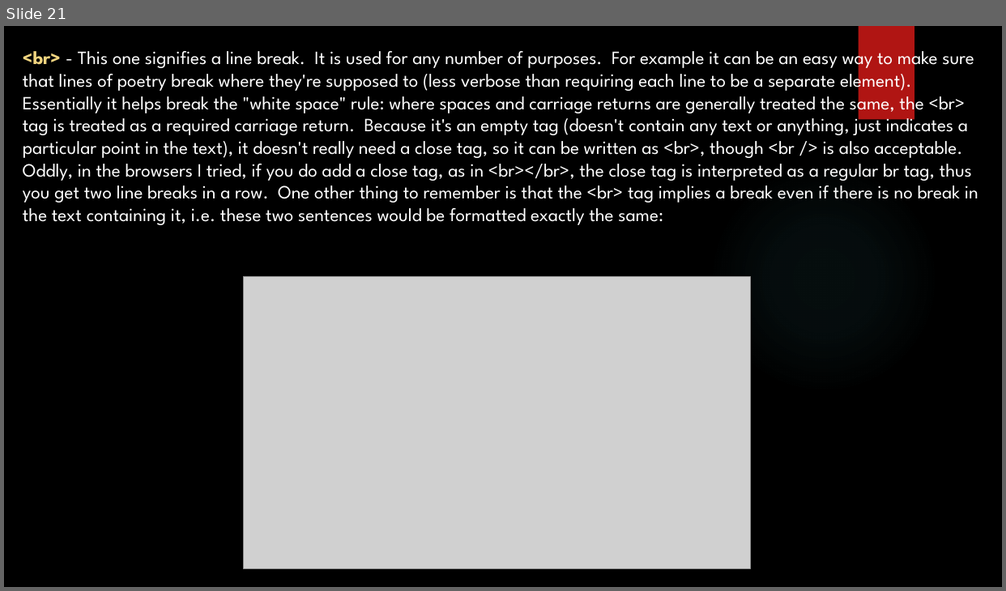
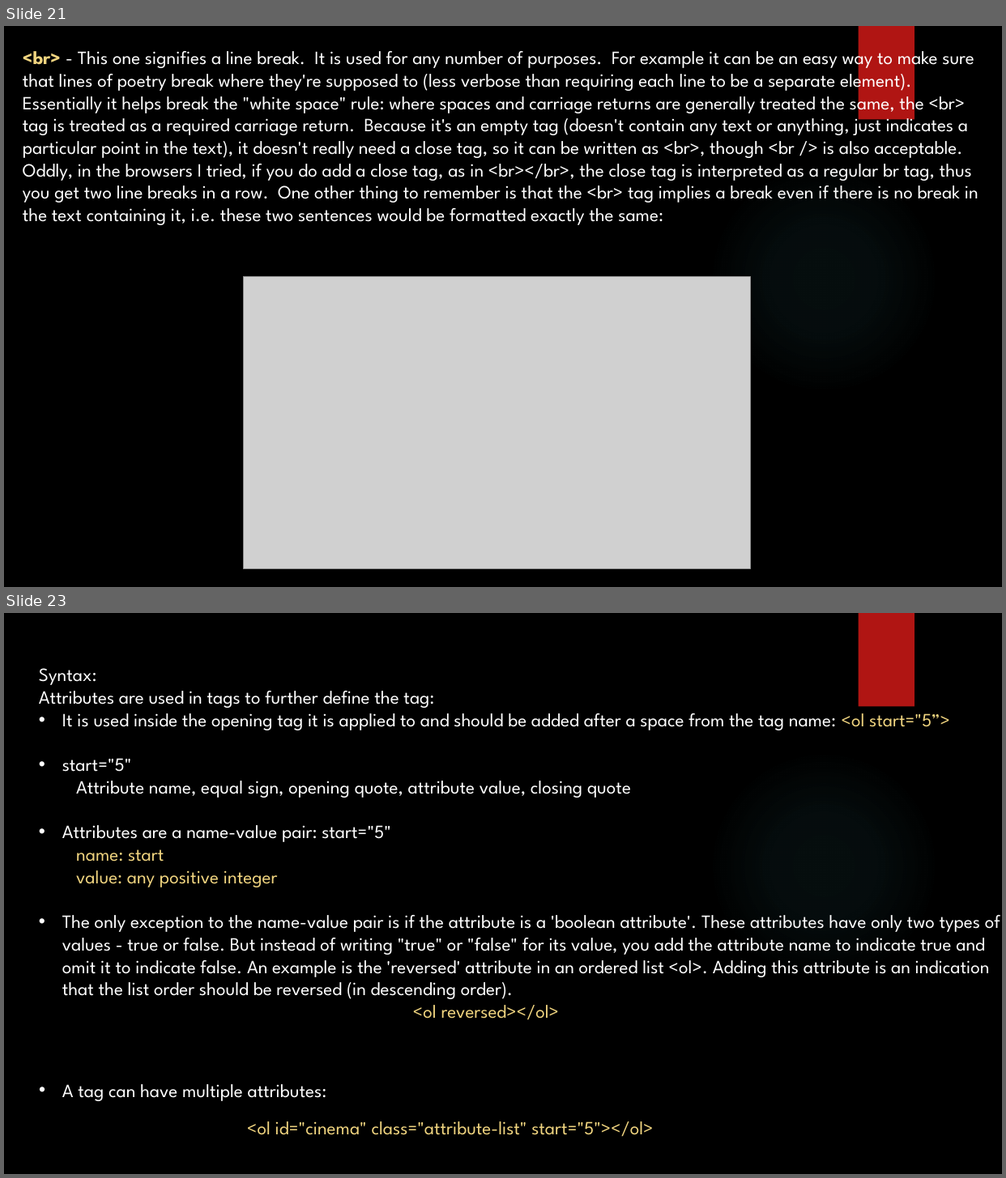
Before and after one commit to yogeshwar1996/HTML5CSS, a slide deck: Fundamentals of HTML and CSS.pptx. Shown one above the other, each under a label of ours: slide 21 before the commit, slides 21 and 23 after it; the slides between them are not shown. The pictures are 1006x591 and 1006x1178 pixels, drawn with LibreOffice and Linux fonts; fonts in the diff are those of the drawing; grey boxes stand for pictures; background and template pictures are left out. Boxes give left, top, right and bottom in pixels: in the first picture for what was removed or moved away, otherwise in the second. Text is boxed around its words. In the diff, an @@ line names an element or a change of style, - is before the commit and + after.

Commit message:
Add slide for attributes syntax and intro

```diff
--- a/Fundamentals of HTML and CSS.pptx
+++ b/Fundamentals of HTML and CSS.pptx
@@ slide 23 added at <box>4,613,1002,1174</box>, background picture (left out); not listed: 2 template elements that a slide beside it also shows @@
@@ text added at <box>39,668,1000,1020</box>, 18 pt, text #FFFFFF @@
+Syntax:
+Attributes are used in tags to further define the tag:
+• It is used inside the opening tag it is applied to and should be added after a space from the tag name: <ol start="5”>
+• start="5"
+Attribute name, equal sign, opening quote, attribute value, closing quote
+• Attributes are a name-value pair: start="5"
+name: start
+value: any positive integer
+• The only exception to the name-value pair is if the attribute is a 'boolean attribute'. These attributes have only two types of values - true or false. But instead of writing "true" or "false" for its value, you add the attribute name to indicate true and omit it to indicate false. An example is the 'reversed' attribute in an ordered list <ol>. Adding this attribute is an indication that the list order should be reversed (in descending order).
+  <ol reversed></ol>
@@ text added at <box>62,1084,327,1101</box>, 18 pt, text #FFFFFF @@
+• A tag can have multiple attributes:
@@ text added at <box>247,1122,653,1137</box>, 18 pt, text #F0D47F @@
+<ol id="cinema" class="attribute-list" start="5"></ol>
```
Also in this commit, not shown: 1 other slide added, 2 slides removed.
